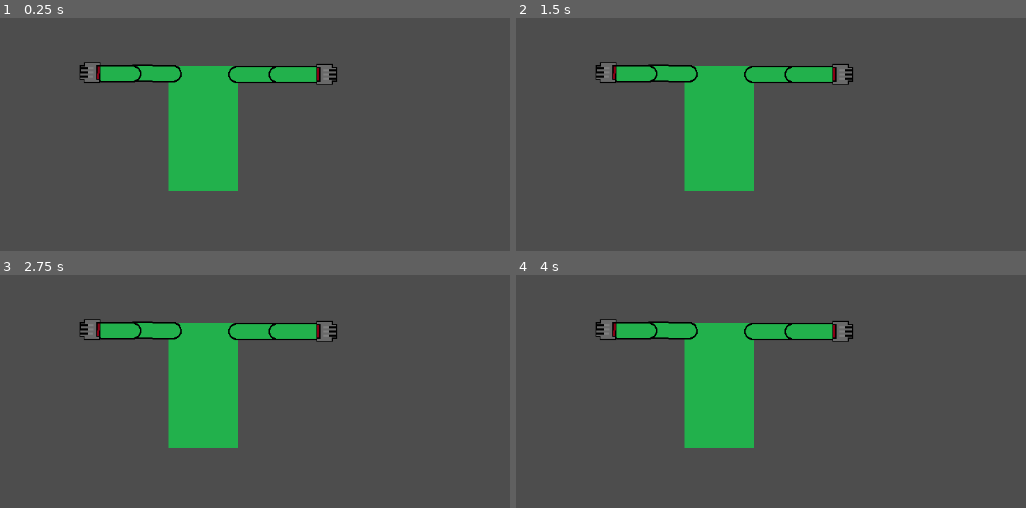
Above: before the commit, frames 1-4 (two rows, left to right).
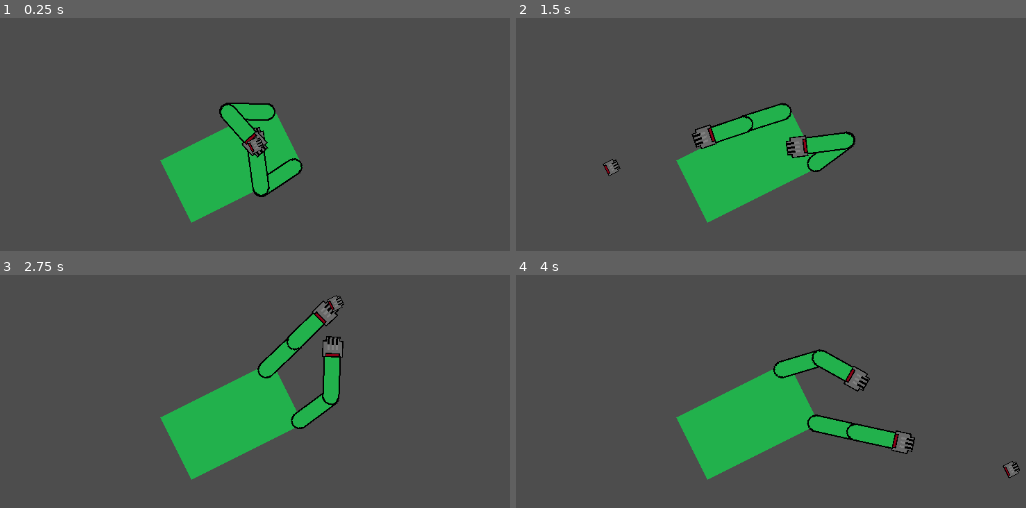
Above: after the commit, the same moments.

Repository: XspyO5/Moonshot_prodject
Game: Godot game, scene res://Scenes/test_scene.tscn
Two runs of this game, one before a commit and one after it. Both use one fixed random seed, a clock stepped at 60 frames per second and the inputs below. Before the commit the project starts from res://player.tscn.
Inputs (mouse positions are in pixels of both pictures, inside the frame that each line leads up to):
- Up to frame 1 (0.25 s): no input
- Up to frame 2 (1.5 s): tap Enter at 0.5 s; move the mouse to (949, 122) at 0.52 s; hold Right 0.53-1.28 s; tap Alt at 0.6 s; tap Space at 1.25 s; move the mouse to (612, 167) at 1.27 s; hold Down from 1.28 s (still down); tap Shift at 1.35 s
- Up to frame 3 (2.75 s): tap Enter at 2 s; move the mouse to (336, 302) at 2.02 s; release Down at 2.03 s; hold Right from 2.03 s (still down); tap Alt at 2.1 s
- Up to frame 4 (4 s): move the mouse to (730, 491) at 2.77 s; release Right at 2.78 s; hold Up 2.78-3.53 s; tap Shift at 2.85 s; move the mouse to (1010, 468) at 3.52 s; hold Left from 3.53 s (still down); tap Alt at 3.6 s

The runs differ from the first frame. In frame 1, 12% of the frame differs, in the area x 15-67%, y 18-88%; in frame 2, 13%; in frame 3, 14%; in frame 4, 14%, in the area x 15-99%, y 18-88%.

Commit message:
a0.7, further debug needed for hands movement, but almost done

Diff:
--- /dev/null
+++ b/Functions/Player_functions/hand_ik_target_l.gd
@@ -0,0 +1,4 @@
+extends HandIkTarget
+
+func _physics_process(delta: float) -> void:
+	Update(delta)
--- /dev/null
+++ b/Functions/Player_functions/hand_ik_target_r.gd
@@ -0,0 +1,4 @@
+extends HandIkTarget
+
+func _physics_process(delta: float) -> void:
+	Update(delta)
--- a/Functions/Player_functions/ik_class.gd
+++ b/Functions/Player_functions/ik_class.gd
@@ -2,7 +2,7 @@
 
 extends Node2D
 
-@export var side_RorL : String
+@export var is_right : bool
 @export var hand_node : Node2D
 @export var skeleton_node : Node2D
 @onready var mouse_positon = get_viewport().get_mouse_position()
@@ -11,9 +11,14 @@
 var mouse_angle = 0.0
 var self_distance = 0.0
 var mouse_distance = 0.0
+var lower_limit #minimum angle
+var upper_limit #maximum angle
+var max_distance = 350 #maxiumum distance
 
-func go_to(object, target):
-	object.set_global_position(target.get_global_position())
+
+
+func move(target, speed):
+	position = position.move_toward(target, speed)
 
 func calc_mouse_distance():
 	return sqrt( (skeleton_node.global_position.x - mouse_positon.x)**2 + (skeleton_node.global_position.y - mouse_positon.y)**2 )
@@ -22,15 +27,17 @@
 	return sqrt( (skeleton_node.global_position.x - hand_node.global_position.x)**2 + (skeleton_node.global_position.y - hand_node.global_position.y)**2 )
 
 func calc_self_angle():
-	var result = atan2(skeleton_node.global_position.y - hand_node.global_position.y , skeleton_node.global_position.x - hand_node.global_position.x)
-	if(side_RorL == "R"):
-		result = 180 - result
+	var result = atan2((hand_node.global_position.y - skeleton_node.global_position.y) , (hand_node.global_position.x - skeleton_node.global_position.x)) + PI
 	return result
 
 func calc_mouse_angle():
-	var result = atan2(skeleton_node.global_position.y - mouse_positon.y , skeleton_node.global_position.x - mouse_positon.x)
-	if(side_RorL == "R"):
-		result = PI - result #fix R side for angle grater then 180 sice it use a 0 to 360 scale instead of a -180 to 180 scale
+	var result = atan2(mouse_positon.y - skeleton_node.global_position.y, mouse_positon.x - skeleton_node.global_position.x )
+	#if(is_right):
+	#	if(result > 0):
+	#		result = PI - result
+	#	else:
+	#		result = -PI - result
+
 	return result
 
 func Update(_delta):
@@ -38,6 +45,11 @@
 	self_angle = calc_self_angle()
 	mouse_angle = calc_mouse_angle()
 	self_distance = calc_self_distance()
-	mouse_distance = calc_self_angle()
+	mouse_distance = calc_mouse_distance()
 
-	print(side_RorL," - ",rad_to_deg(mouse_angle))
+	self_distance = mouse_distance
+
+	self_angle = lerp_angle(self_angle, mouse_angle, 1)
+
+	global_position = Vector2(self_distance*cos(self_angle) + skeleton_node.global_position.x, self_distance*sin(self_angle) + skeleton_node.global_position.y)
+	print(rad_to_deg(self_angle)," - ",rad_to_deg(mouse_angle)," - ",lerp_angle(self_angle, mouse_angle, 0.51))
--- a/player.tscn
+++ b/Scenes/player.tscn
@@ -4,10 +4,11 @@
 [ext_resource type="Texture2D" uid="uid://bvymk0kq7384e" path="res://Player_assets/Player_arm.png" id="2_onrkg"]
 [ext_resource type="Texture2D" uid="uid://c4tq3q6l7r6s3" path="res://Player_assets/Player_hand.png" id="3_i3pqv"]
 [ext_resource type="Script" uid="uid://csqix6tsnkiwf" path="res://Functions/Player_functions/ik_class.gd" id="4_hqtel"]
-[ext_resource type="Script" uid="uid://djrf3ixfgspsr" path="res://hand_ik_target_r.gd" id="5_2hs0m"]
-[ext_resource type="Script" uid="uid://coaom32mckwwa" path="res://hand_ik_target_l.gd" id="6_1jxqw"]
+[ext_resource type="Script" uid="uid://djrf3ixfgspsr" path="res://Functions/Player_functions/hand_ik_target_r.gd" id="5_2hs0m"]
+[ext_resource type="Script" uid="uid://coaom32mckwwa" path="res://Functions/Player_functions/hand_ik_target_l.gd" id="6_1jxqw"]
 
 [sub_resource type="SkeletonModification2DCCDIK" id="SkeletonModification2DCCDIK_onrkg"]
+target_nodepath = NodePath("../InverseKinematic/IkClass/HandIkTarget_L")
 tip_nodepath = NodePath("Chest/LShoulder/LArm/Lhand")
 ccdik_data_chain_length = 3
 joint_data/0/bone_index = 6
@@ -23,8 +24,8 @@
 joint_data/1/bone2d_node = NodePath("Chest/LShoulder/LArm")
 joint_data/1/rotate_from_joint = false
 joint_data/1/enable_constraint = true
-joint_data/1/constraint_angle_min = 329.99985
-joint_data/1/constraint_angle_max = 204.99995
+joint_data/1/constraint_angle_min = 279.99997
+joint_data/1/constraint_angle_max = 260.0
 joint_data/1/constraint_angle_invert = true
 joint_data/1/constraint_in_localspace = true
 joint_data/1/editor_draw_gizmo = true
@@ -39,6 +40,7 @@
 joint_data/2/editor_draw_gizmo = true
 
 [sub_resource type="SkeletonModification2DCCDIK" id="SkeletonModification2DCCDIK_i3pqv"]
+target_nodepath = NodePath("../InverseKinematic/IkClass/HandIkTarget_R")
 tip_nodepath = NodePath("Chest/RShoulder/RArm/Rhand")
 ccdik_data_chain_length = 3
 joint_data/0/bone_index = 3
@@ -54,8 +56,8 @@
 joint_data/1/bone2d_node = NodePath("Chest/RShoulder/RArm")
 joint_data/1/rotate_from_joint = false
 joint_data/1/enable_constraint = true
-joint_data/1/constraint_angle_min = 30.0
-joint_data/1/constraint_angle_max = 154.99995
+joint_data/1/constraint_angle_min = 79.99999
+joint_data/1/constraint_angle_max = 99.99999
 joint_data/1/constraint_angle_invert = true
 joint_data/1/constraint_in_localspace = true
 joint_data/1/editor_draw_gizmo = true
@@ -76,7 +78,6 @@
 modifications/1 = SubResource("SkeletonModification2DCCDIK_i3pqv")
 
 [node name="player" type="Node2D"]
-position = Vector2(500, 300)
 
 [node name="BodyParts" type="Node2D" parent="."]
 
@@ -84,43 +85,44 @@
 texture = ExtResource("1_4flbx")
 
 [node name="RArm" type="Sprite2D" parent="BodyParts"]
-position = Vector2(44, -78)
-rotation = -1.571092
-scale = Vector2(0.99999994, 0.99999994)
+position = Vector2(44, -82.725)
+rotation = -0.2504667
+scale = Vector2(0.9999971, 0.9999971)
 texture = ExtResource("2_onrkg")
 offset = Vector2(-0.45576477, 32.876614)
 
 [node name="RForearm" type="Sprite2D" parent="BodyParts"]
-position = Vector2(105.03546, -77.34819)
-rotation = -1.5759774
-scale = Vector2(0.9998365, 0.9998365)
+position = Vector2(58.479053, -23.42831)
+rotation = 1.1738776
+scale = Vector2(0.99983466, 0.99983466)
 texture = ExtResource("2_onrkg")
 offset = Vector2(0.21077728, 29.462776)
 
 [node name="RHand" type="Sprite2D" parent="BodyParts"]
-position = Vector2(168.02948, -76.67473)
-rotation = 1.5656153
-scale = Vector2(1.4997547, 1.4997547)
+position = Vector2(9.324772e-06, -1.0199238e-05)
+rotation = -1.967715
+scale = Vector2(1.4997511, 1.4997511)
 texture = ExtResource("3_i3pqv")
 offset = Vector2(-0.77199936, -6.6032944)
 
 [node name="LArm" type="Sprite2D" parent="BodyParts"]
 position = Vector2(-44, -78)
-rotation = -1.5463976
+rotation = -2.87668
+scale = Vector2(0.99999917, 0.99999917)
 texture = ExtResource("2_onrkg")
 offset = Vector2(0.29397583, -27.19541)
 
 [node name="LForearm" type="Sprite2D" parent="BodyParts"]
-position = Vector2(-99.82352, -78.99437)
-rotation = 1.5727558
-scale = Vector2(0.9998796, 0.9998796)
+position = Vector2(-58.476807, -23.918467)
+rotation = -1.1984596
+scale = Vector2(0.99987996, 0.99987996)
 texture = ExtResource("2_onrkg")
 offset = Vector2(0.08850098, 29.423607)
 
 [node name="LHand" type="Sprite2D" parent="BodyParts"]
-position = Vector2(-162.9931, -80.12427)
-rotation = -1.5628161
-scale = Vector2(1.4998194, 1.4998194)
+position = Vector2(-2.1826394e-05, -1.1401209e-05)
+rotation = 1.9431331
+scale = Vector2(1.4998089, 1.4998089)
 texture = ExtResource("3_i3pqv")
 
 [node name="Skeletron" type="Node2D" parent="."]
@@ -133,9 +135,11 @@
 rest = Transform2D(1, 0, 0, 1, 0, -56)
 
 [node name="RShoulder" type="Bone2D" parent="Skeletron/Skeleton2D/Chest"]
-position = Vector2(44, -22)
-rotation = 0.00031592185
+position = Vector2(44, -26.725)
+rotation = 1.320748
+scale = Vector2(0.9999971, 0.9999971)
 rest = Transform2D(0.99999994, 0.00031592185, -0.00031592185, 0.99999994, 44, -22)
+metadata/_local_pose_override_enabled_ = true
 
 [node name="RemoteTransform2D" type="RemoteTransform2D" parent="Skeletron/Skeleton2D/Chest/RShoulder"]
 rotation = -1.5714079
@@ -144,8 +148,9 @@
 [node name="RArm" type="Bone2D" parent="Skeletron/Skeleton2D/Chest/RShoulder"]
 position = Vector2(61.035683, 0.6325226)
 rotation = -1.5762933
-scale = Vector2(0.99983656, 0.99983656)
+scale = Vector2(0.9998367, 0.9998367)
 rest = Transform2D(0.99987024, -0.016110145, 0.016110145, 0.99987024, 60.999683, -1.0192719)
+metadata/_local_pose_override_enabled_ = true
 
 [node name="RemoteTransform2D" type="RemoteTransform2D" parent="Skeletron/Skeleton2D/Chest/RShoulder/RArm"]
 position = Vector2(-1.4305115e-06, 1.6987324e-06)
@@ -157,6 +162,7 @@
 auto_calculate_length_and_angle = false
 length = 16.0
 bone_angle = 90.0
+metadata/_local_pose_override_enabled_ = true
 
 [node name="RemoteTransform2D" type="RemoteTransform2D" parent="Skeletron/Skeleton2D/Chest/RShoulder/RArm/Rhand"]
 position = Vector2(-1.4305115e-06, 1.6987324e-06)
@@ -168,6 +174,7 @@
 position = Vector2(-44, -22)
 rotation = 0.025010388
 rest = Transform2D(0.99968725, 0.02500778, -0.02500778, 0.99968725, -44, -22)
+metadata/_local_pose_override_enabled_ = true
 
 [node name="RemoteTransform2D" type="RemoteTransform2D" parent="Skeletron/Skeleton2D/Chest/LShoulder"]
 rotation = -1.5714079
@@ -178,6 +185,7 @@
 rotation = 1.5477455
 scale = Vector2(0.9998796, 0.9998796)
 rest = Transform2D(0.9993073, -0.03721482, 0.03721482, 0.9993073, -56.0075, 0.4007472)
+metadata/_local_pose_override_enabled_ = true
 
 [node name="RemoteTransform2D" type="RemoteTransform2D" parent="Skeletron/Skeleton2D/Chest/LShoulder/LArm"]
 position = Vector2(0.0062426813, -0.17930342)
@@ -190,6 +198,7 @@
 auto_calculate_length_and_angle = false
 length = 16.0
 bone_angle = 90.0
+metadata/_local_pose_override_enabled_ = true
 
 [node name="RemoteTransform2D" type="RemoteTransform2D" parent="Skeletron/Skeleton2D/Chest/LShoulder/LArm/Lhand"]
 position = Vector2(-1.4305115e-06, 1.6987324e-06)
@@ -204,14 +213,19 @@
 
 [node name="HandIkTarget_R" type="Node2D" parent="Skeletron/InverseKinematic/IkClass" node_paths=PackedStringArray("hand_node", "skeleton_node")]
 script = ExtResource("5_2hs0m")
-side_RorL = "R"
+is_right = true
 hand_node = NodePath(".")
 skeleton_node = NodePath("../../../Skeleton2D/Chest/RShoulder")
 metadata/_custom_type_script = "uid://csqix6tsnkiwf"
 
+[node name="PlayerHand" type="Sprite2D" parent="Skeletron/InverseKinematic/IkClass/HandIkTarget_R"]
+texture = ExtResource("3_i3pqv")
+
 [node name="HandIkTarget_L" type="Node2D" parent="Skeletron/InverseKinematic/IkClass" node_paths=PackedStringArray("hand_node", "skeleton_node")]
 script = ExtResource("6_1jxqw")
-side_RorL = "L"
 hand_node = NodePath(".")
 skeleton_node = NodePath("../../../Skeleton2D/Chest/LShoulder")
 metadata/_custom_type_script = "uid://csqix6tsnkiwf"
+
+[node name="PlayerHand2" type="Sprite2D" parent="Skeletron/InverseKinematic/IkClass/HandIkTarget_L"]
+texture = ExtResource("3_i3pqv")
--- /dev/null
+++ b/Scenes/test_scene.tscn
@@ -0,0 +1,9 @@
+[gd_scene load_steps=2 format=3 uid="uid://e1wpbxbwik5e"]
+
+[ext_resource type="PackedScene" uid="uid://bhqjtg0hbxf1w" path="res://Scenes/player.tscn" id="1_3dogw"]
+
+[node name="Test scene" type="Node2D"]
+
+[node name="player" parent="." instance=ExtResource("1_3dogw")]
+position = Vector2(541, 351)
+rotation = 1.1065388
--- a/Test.tscn
+++ /dev/null
@@ -1,10 +0,0 @@
-[gd_scene load_steps=2 format=3 uid="uid://dnnka5th1gldj"]
-
-[ext_resource type="Texture2D" uid="uid://ocqr4kaowgws" path="res://icon.svg" id="1_mtyf4"]
-
-[node name="Node2D" type="Node2D"]
-
-[node name="Sprite2D" type="Sprite2D" parent="."]
-texture = ExtResource("1_mtyf4")
-
-[node name="Node2D" type="Node2D" parent="."]
--- a/hand_ik_target_l.gd
+++ /dev/null
@@ -1 +0,0 @@
-extends HandIkTarget
--- a/hand_ik_target_r.gd
+++ /dev/null
@@ -1 +0,0 @@
-extends HandIkTarget
--- a/project.godot
+++ b/project.godot
@@ -11,7 +11,7 @@
 [application]
 
 config/name="Astronauts"
-run/main_scene="uid://bhqjtg0hbxf1w"
+run/main_scene="uid://e1wpbxbwik5e"
 config/features=PackedStringArray("4.5", "Forward Plus")
 
 [display]
Renamed: hand_ik_target_l.gd.uid -> Functions/Player_functions/hand_ik_target_l.gd.uid
Renamed: hand_ik_target_r.gd.uid -> Functions/Player_functions/hand_ik_target_r.gd.uid
Binary file removed: Player_arm.png
Not shown, removed: Player_arm.png.import
Binary file removed: Player_hand.png
Not shown, removed: Player_hand.png.import
Binary file removed: player_MainBody.png
Not shown, removed: player_MainBody.png.import
